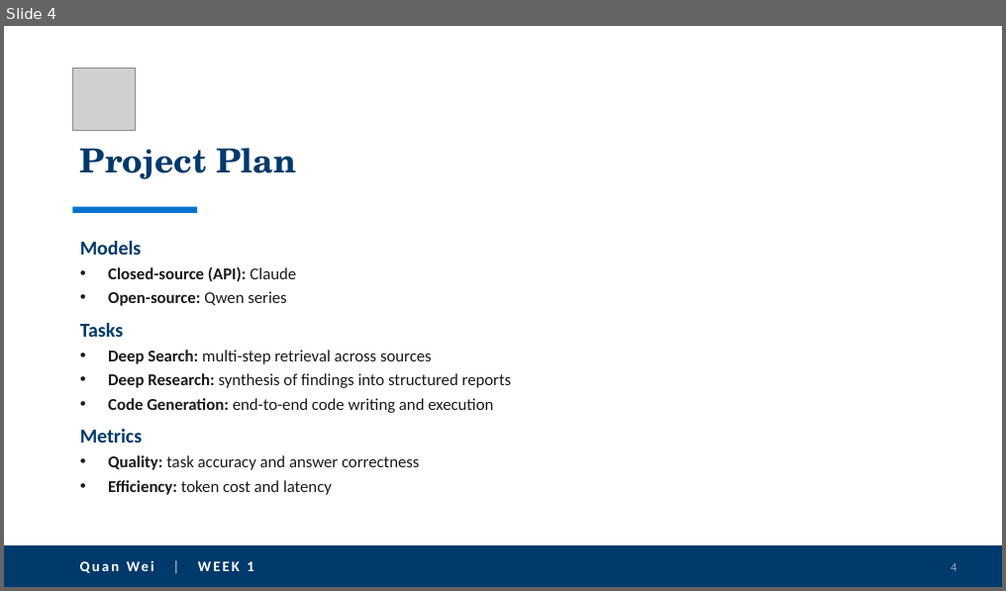
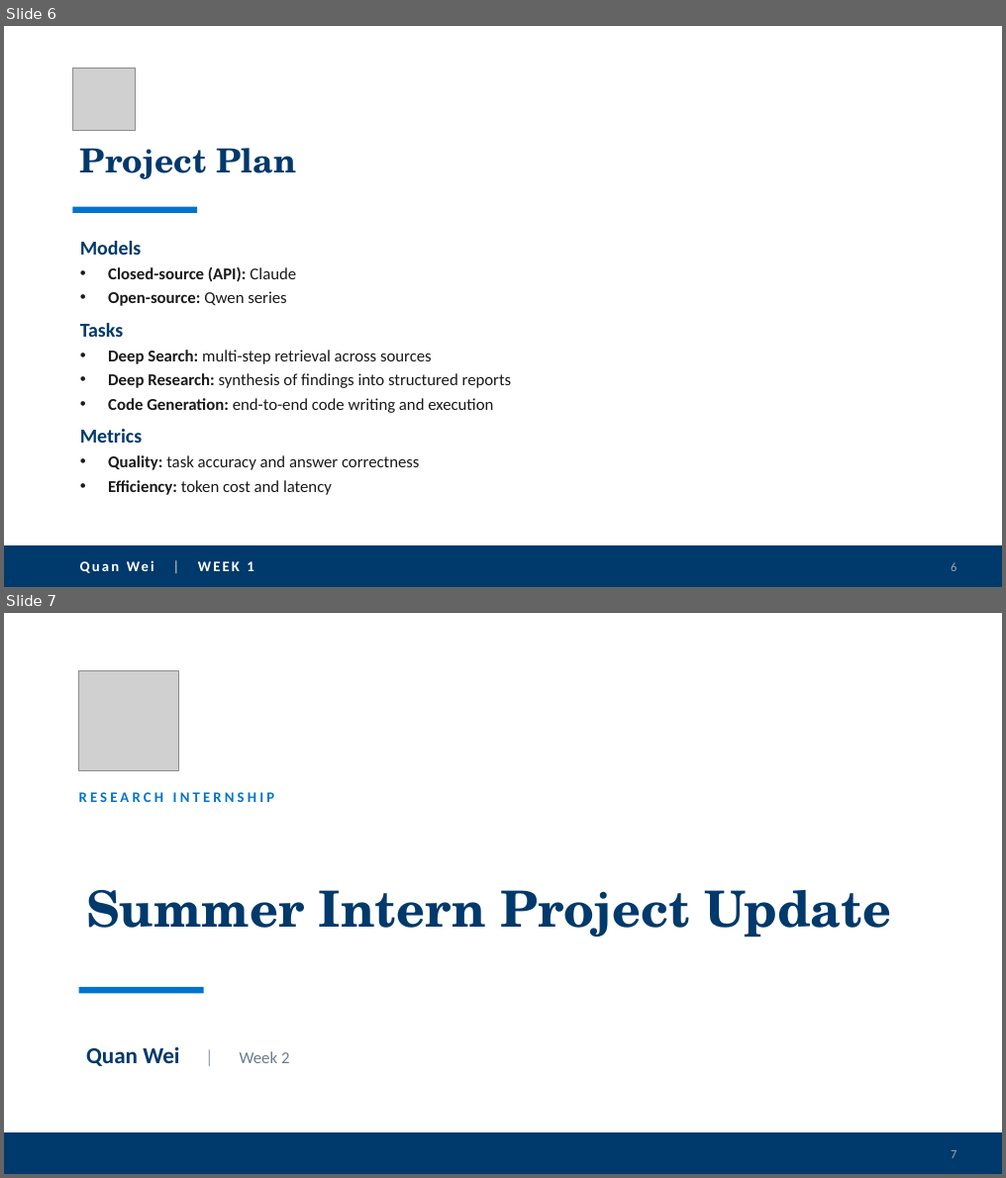
Before and after one commit to quanwei0/summer_intern, a slide deck: project_update.pptx. Shown one above the other, each under a label of ours: slide 4 before the commit, slides 6 and 7 after it. The pictures are 1006x591 and 1006x1178 pixels, drawn with LibreOffice and Linux fonts; fonts in the diff are those of the drawing; grey boxes stand for pictures. Boxes give left, top, right and bottom in pixels: in the first picture for what was removed or moved away, otherwise in the second. Text is boxed around its words. In the diff, an @@ line names an element or a change of style, - is before the commit and + after.

```diff
--- a/project_update.pptx
+++ b/project_update.pptx
@@ slide 7 added at (4, 613, 1002, 1174), background #FFFFFF @@
@@ picture added at (79, 671, 178, 771) @@
@@ text added at (79, 792, 274, 802), 14 pt, text #0073CF, bold @@
+RESEARCH INTERNSHIP
@@ title added at (86, 890, 891, 938), 48 pt, text #00396B, bold @@
+Summer Intern Project Update
@@ rectangle added at (79, 987, 204, 993), fill #0073CF @@
@@ subtitle added at (86, 1048, 289, 1066), 22 pt, text #00396B, bold @@
+Quan Wei | Week 2
@@ rectangle added at (4, 1133, 1002, 1174), fill #00396B @@
@@ page number added at (950, 1151, 956, 1158), 12 pt, text #9AA7B5 @@
+7
@@ what was slide 4 is now slide 6 @@
@@ page number at (950, 563, 956, 571): text changed @@
-4
+6
```
Also in this commit, not shown: 7 other slides added.
